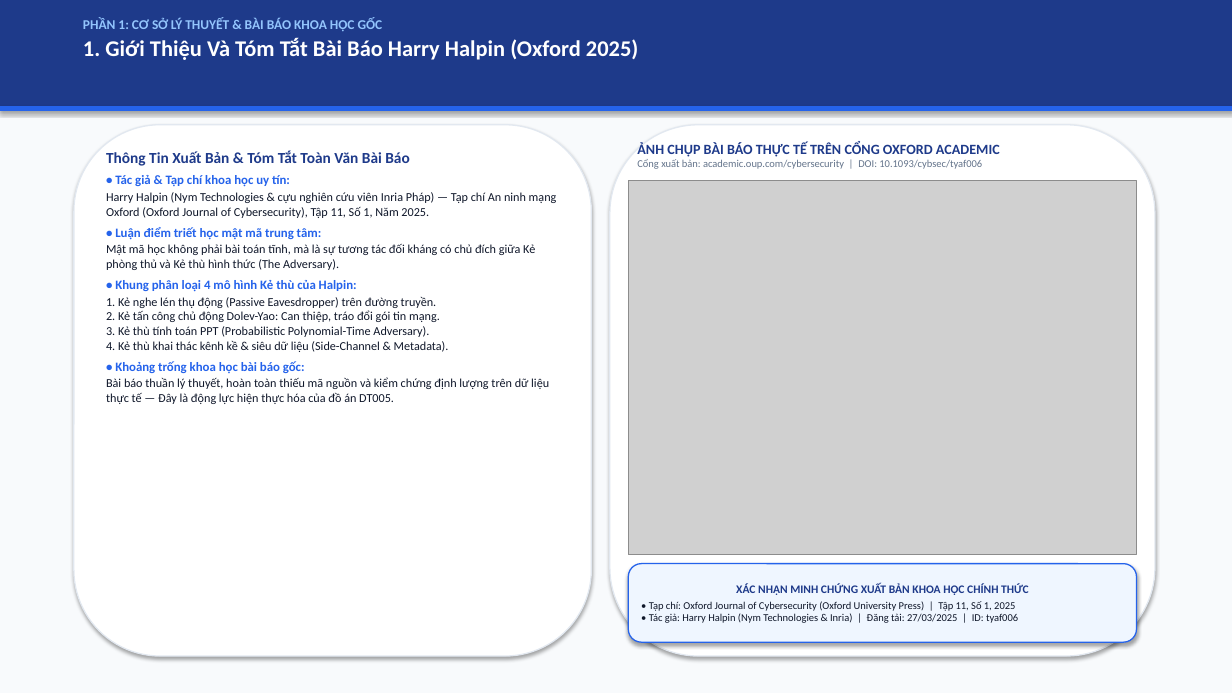
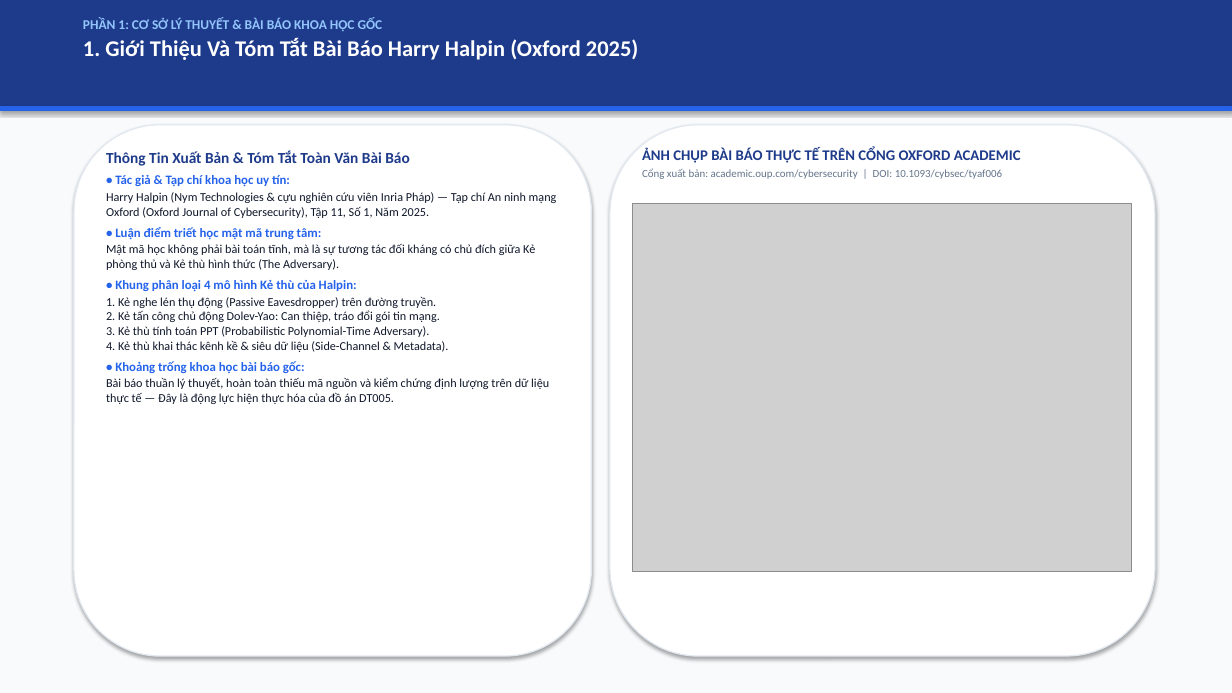
Before and after one commit to kietvo5924/ATBMHTTT_DT005_FileIntegrity, a slide deck: slide 2 of docs/Bao_Cao_Giua_Ky_DT05.pptx. Drawn at 1232x693 pixels with LibreOffice and Linux fonts; fonts in the diff are those of the drawing; grey boxes stand for pictures. Boxes give left, top, right and bottom in pixels: in the first picture for what was removed or moved away, otherwise in the second. Text is boxed around its words. In the diff, an @@ line names an element or a change of style, - is before the commit and + after.

```diff
--- a/docs/Bao_Cao_Giua_Ky_DT05.pptx
+++ b/docs/Bao_Cao_Giua_Ky_DT05.pptx
@@ text "ẢNH CHỤP BÀI BÁO THỰC ..." at box(642, 148, 1021, 179): size 11 to 11.5 pt in "ẢNH CHỤP BÀI BÁO THỰC TẾ TRÊN ..."; size 8.2 to 8.5 pt in "Cổng xuất bản: academic.oup.com/cybersecurity | DOI: 10.1093 ..."; more space between paragraphs @@
@@ picture: place and size @@
-picture at box(628, 180, 1137, 555)
+picture at box(633, 203, 1132, 571)
@@ rounded rectangle removed at box(628, 564, 1137, 642) @@
-XÁC NHẬN MINH CHỨNG XUẤT BẢN KHOA HỌC CHÍNH THỨC
-• Tạp chí: Oxford Journal of Cybersecurity (Oxford University Press) | Tập 11, Số 1, 2025
-• Tác giả: Harry Halpin (Nym Technologies & Inria) | Đăng tải: 27/03/2025 | ID: tyaf006
```
Also in this commit, not shown: 1 other slide changed, 3 other files.
